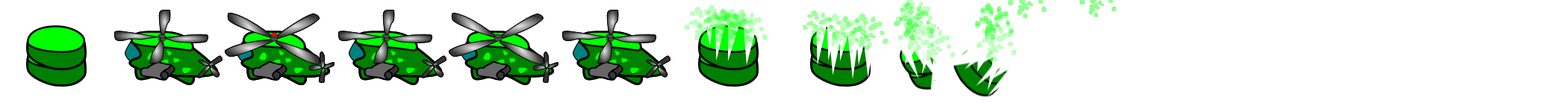
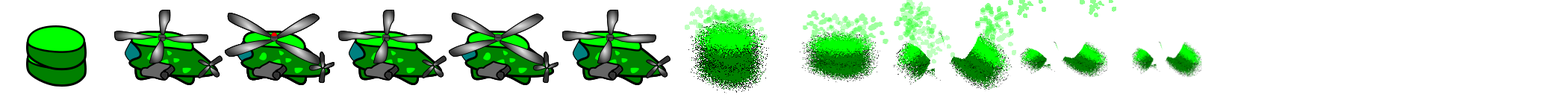
The second 1568×112 image is a revision of the first. Changes to its layers:
added layer "Livello incollato #5" above "Livello incollato #4" over [893, 32, 1203, 92]
added layer "Livello incollato #4" above "Livello incollato #3" over [798, 30, 882, 83]
added layer "Livello incollato #3" above "Livello incollato #2" over [688, 19, 770, 94]
painted on "Livello incollato" over [698, 25, 1008, 98]
